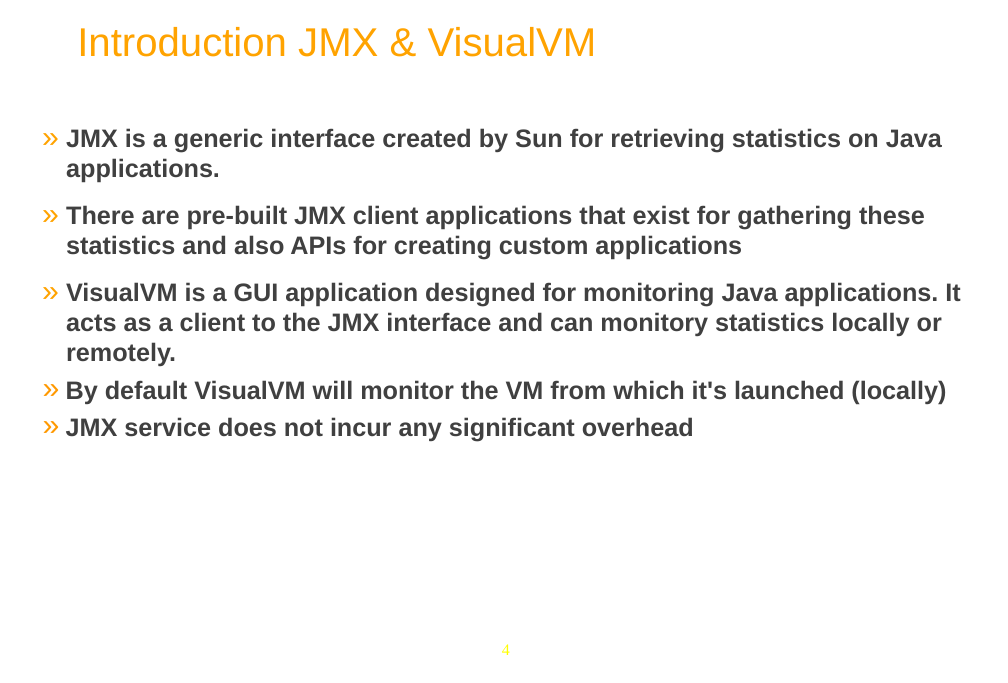
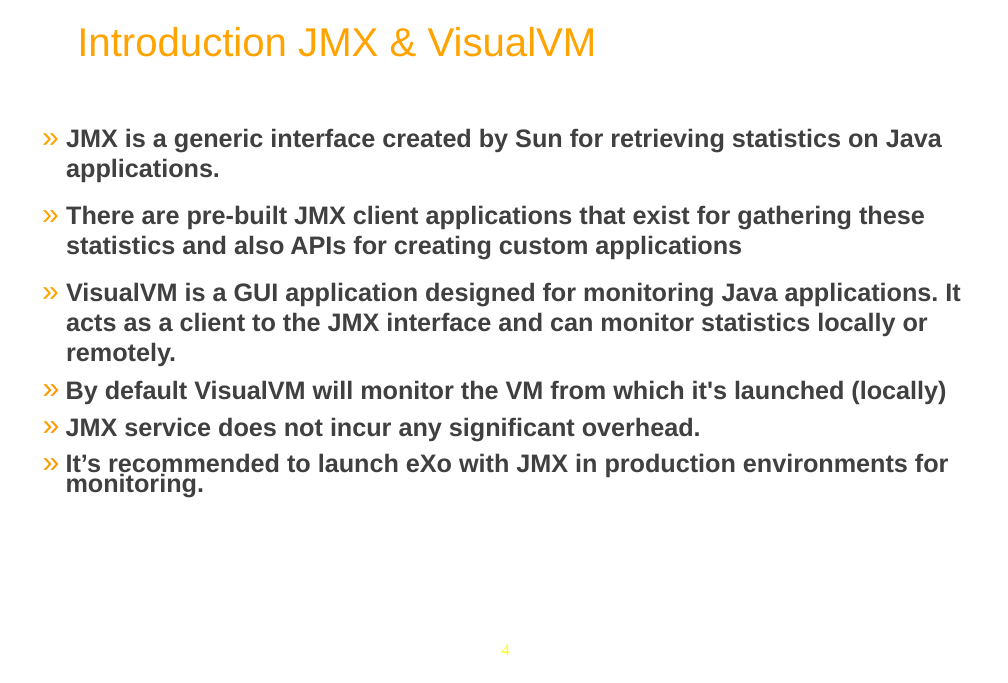
Before and after one commit to anhvurz90/training, a slide deck: slide 4 of exo-sysAdmin/980-JMX-XSys.pptx. Drawn at 1008x683 pixels with LibreOffice and Linux fonts; fonts in the diff are those of the drawing; background and template pictures are left out. Boxes give left, top, right and bottom in pixels: in the first picture for what was removed or moved away, otherwise in the second. Text is boxed around its words. In the diff, an @@ line names an element or a change of style, - is before the commit and + after.

```diff
--- a/exo-sysAdmin/980-JMX-XSys.pptx
+++ b/exo-sysAdmin/980-JMX-XSys.pptx
@@ text at [66, 282, 960, 367]: text changed @@
-  » VisualVM is a GUI application designed for monitoring Java applications. It acts as a client to the JMX interface and can monitory statistics locally or remotely.
+  » VisualVM is a GUI application designed for monitoring Java applications. It acts as a client to the JMX interface and can monitor statistics locally or remotely.
@@ text at [66, 417, 949, 498]: text changed @@
-» JMX service does not incur any significant overhead
+» JMX service does not incur any significant overhead.
+» It’s recommended to launch eXo with JMX in production environments for monitoring.
```
Also in this commit, not shown: 11 other slides changed, 2 slides removed, 4 other files.
